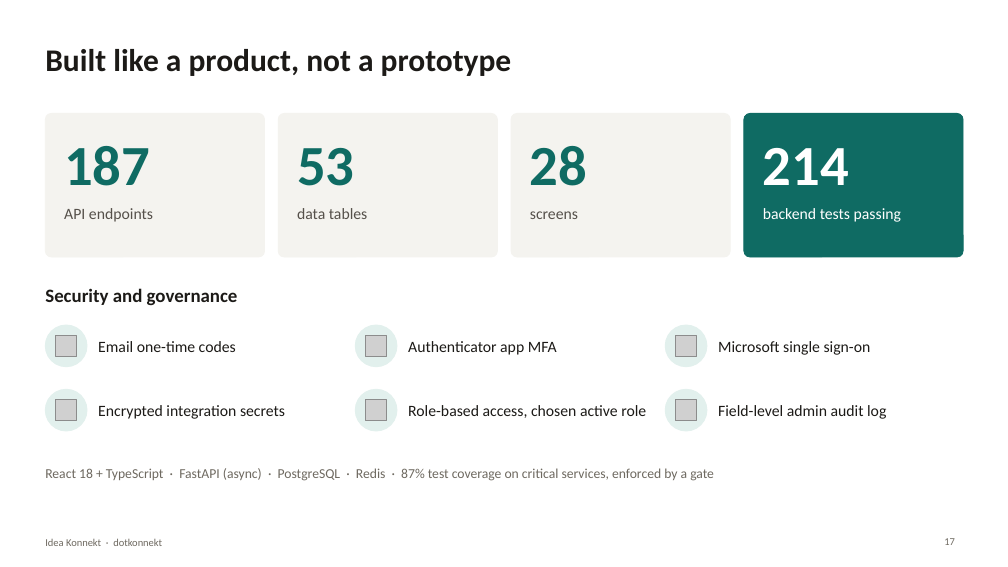
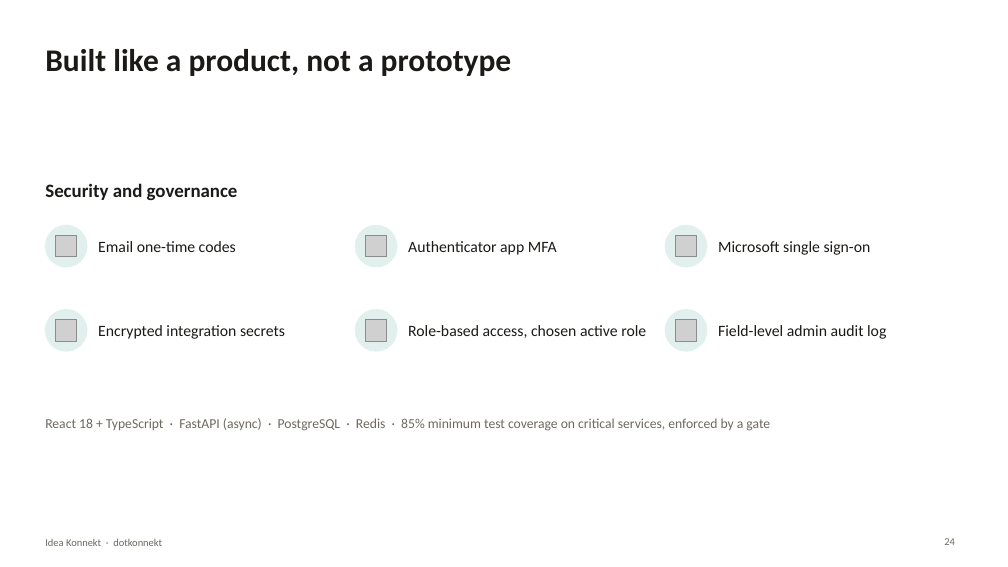
Before and after one commit to AmrithNiyogi/Idea-Hub, a slide deck: slide 24 of docs/project_docs/Idea_Konnekt_Demo.pptx (slide 17 before the commit). Drawn at 1008x567 pixels with LibreOffice and Linux fonts; fonts in the diff are those of the drawing; grey boxes stand for pictures. Boxes give left, top, right and bottom in pixels: in the first picture for what was removed or moved away, otherwise in the second. Text is boxed around its words. In the diff, an @@ line names an element or a change of style, - is before the commit and + after.

```diff
--- a/docs/project_docs/Idea_Konnekt_Demo.pptx
+++ b/docs/project_docs/Idea_Konnekt_Demo.pptx
@@ rounded rectangle removed at (x1=45, y1=113, x2=265, y2=257) @@
@@ rounded rectangle removed at (x1=278, y1=113, x2=498, y2=257) @@
@@ rounded rectangle removed at (x1=511, y1=113, x2=730, y2=257) @@
@@ rounded rectangle removed at (x1=744, y1=113, x2=963, y2=257) @@
@@ text removed at (x1=64, y1=146, x2=150, y2=186) @@
-187
@@ text removed at (x1=297, y1=148, x2=354, y2=186) @@
-53
@@ text removed at (x1=530, y1=146, x2=587, y2=186) @@
-28
@@ text removed at (x1=763, y1=148, x2=849, y2=185) @@
-214
@@ text "Security and governance" moved from (x1=45, y1=288, x2=238, y2=305) to (x1=45, y1=183, x2=238, y2=200) @@
@@ text removed at (x1=64, y1=208, x2=153, y2=222) @@
-API endpoints
@@ text removed at (x1=297, y1=208, x2=367, y2=219) @@
-data tables
@@ text removed at (x1=763, y1=208, x2=901, y2=222) @@
-backend tests passing
@@ 3 pictures, 3 texts, 3 ellipses moved together from (x1=45, y1=325, x2=871, y2=367) to (x1=45, y1=225, x2=871, y2=267) @@
@@ text removed at (x1=530, y1=211, x2=578, y2=219) @@
-screens
@@ 3 pictures, 3 texts, 3 ellipses moved together from (x1=45, y1=389, x2=886, y2=431) to (x1=45, y1=309, x2=886, y2=351) @@
@@ text at (x1=45, y1=418, x2=770, y2=431): text changed @@
-React 18 + TypeScript · FastAPI (async) · PostgreSQL · Redis · 87% test coverage on critical services, enforced by a gate
+React 18 + TypeScript · FastAPI (async) · PostgreSQL · Redis · 85% minimum test coverage on critical services, enforced by a gate
@@ page number at (x1=944, y1=538, x2=955, y2=545): text changed @@
-17
+24
```
Also in this commit, not shown: 2 other slides changed, 8 slides added.
